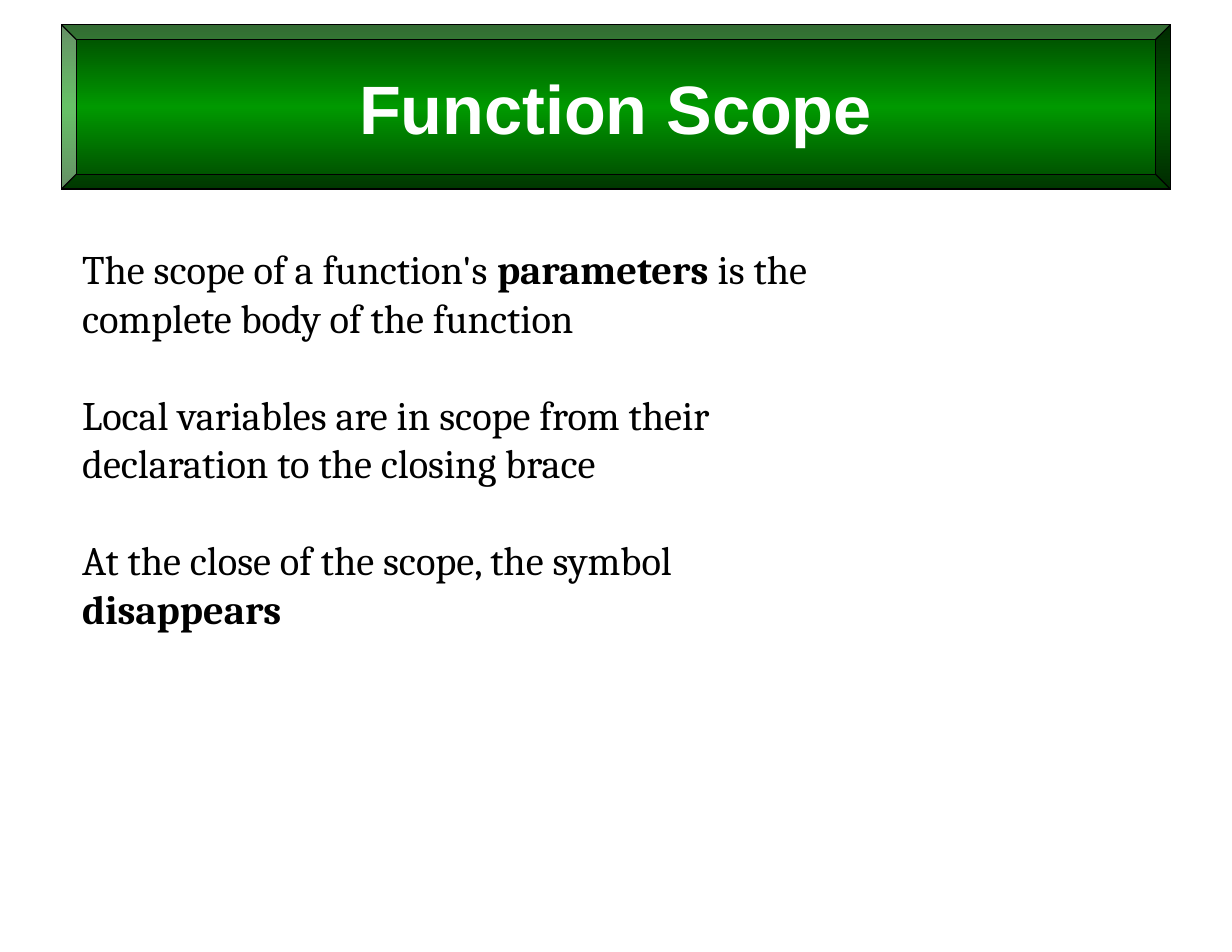
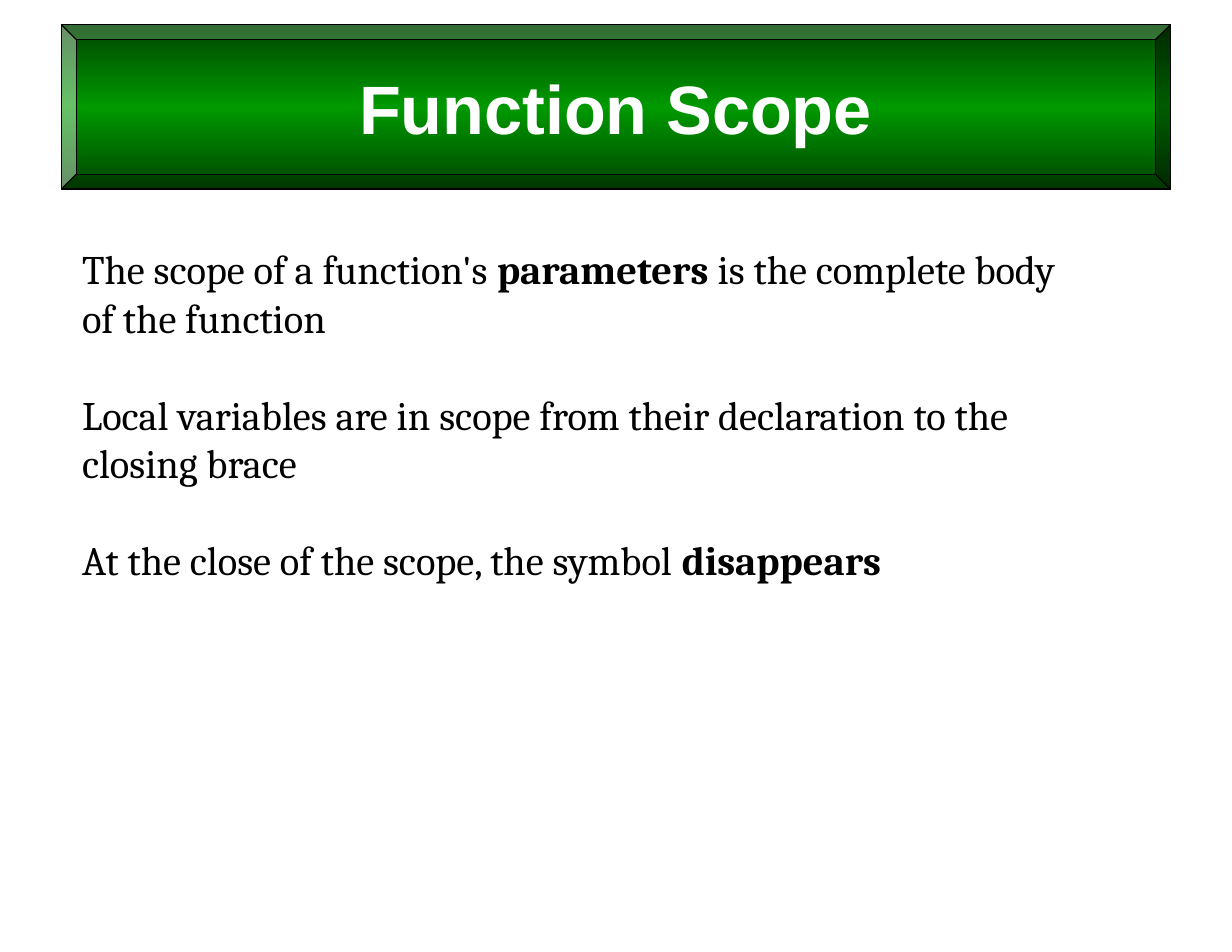
Before and after one commit to billswartz7/IntroToProgramming, a slide deck: slide 8 of Slides/L10_Scope-and-Persistence.pptx. Drawn at 1232x952 pixels with LibreOffice and Linux fonts; fonts in the diff are those of the drawing. Boxes give left, top, right and bottom in pixels: in the first picture for what was removed or moved away, otherwise in the second. Text is boxed around its words. In the diff, an @@ line names an element or a change of style, - is before the commit and + after.

```diff
--- a/Slides/L10_Scope-and-Persistence.pptx
+++ b/Slides/L10_Scope-and-Persistence.pptx
@@ text at (82, 255, 1055, 584): text changed @@
-The scope of a function's parameters is the
-complete body of the function
-Local variables are in scope from their
-declaration to the closing brace
-At the close of the scope, the symbol
-disappears
+The scope of a function's parameters is the complete body of the function
+Local variables are in scope from their declaration to the closing brace
+At the close of the scope, the symbol disappears
```
Also in this commit, not shown: 44 other slides changed, 6 slides added, 13 other files.
